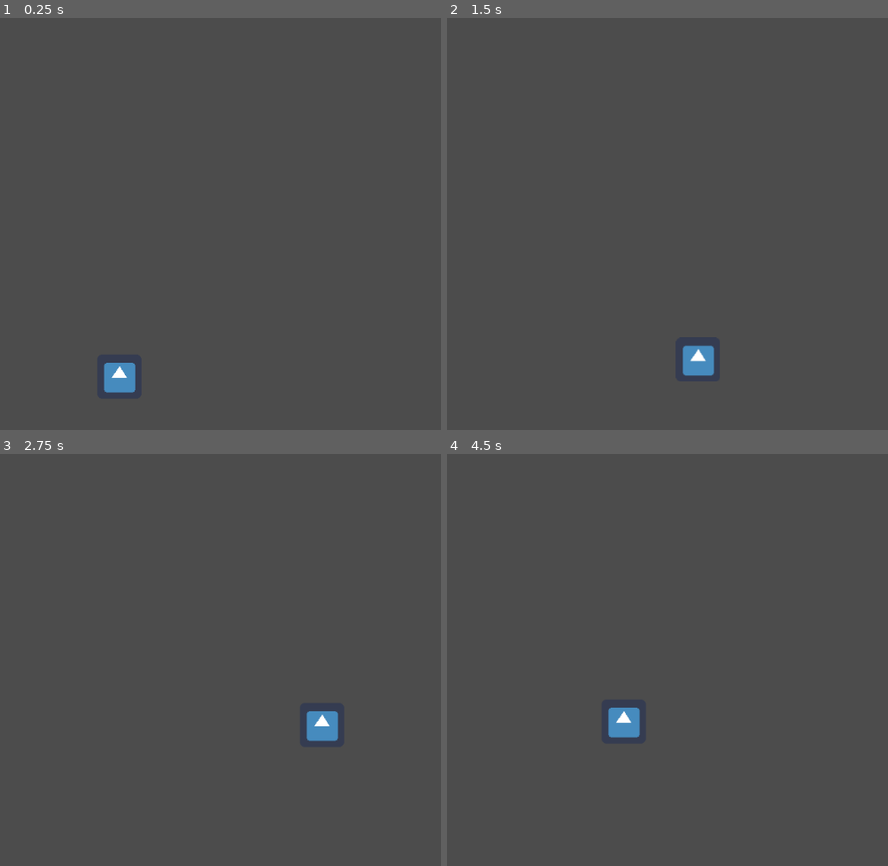
Above: before the commit, frames 1-4 (two rows, left to right).
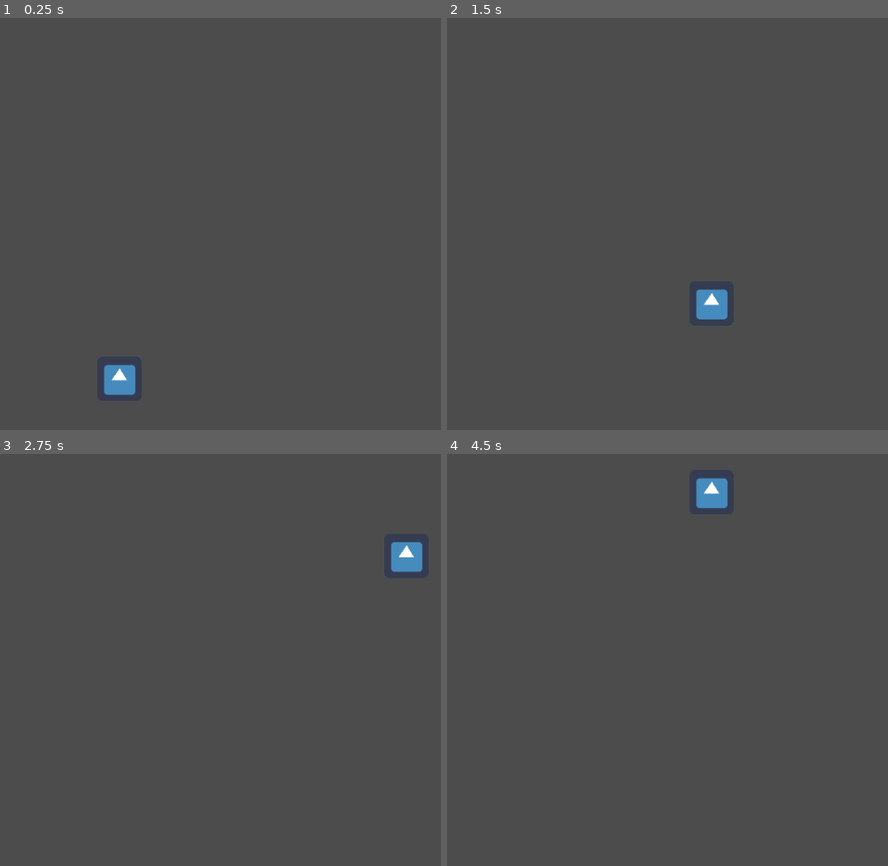
Above: after the commit, the same moments.

Repository: Praqma/GodotDevOps
Game: Godot game, scene res://MovementTesting.tscn
Same seed, same stepped clock (60 frames per second), same inputs: the game is played once before the commit and once after it. The project has no main scene, so this scene is started directly. The engine's default icon, where the game draws it, is replaced by a stand-in: a white triangle on a blue panel in a dark square.
Inputs (mouse positions are in pixels of both pictures, inside the frame that each line leads up to):
- Up to frame 1 (0.25 s): no input
- Up to frame 2 (1.5 s): tap Enter at 0.5 s; move the mouse to (773, 203) at 0.52 s; hold D (move_right) 0.53-1.25 s; click (773, 203) at 0.67 s; drag from (473, 244) to (579, 306) at 1.27 s
- Up to frame 3 (2.75 s): move the mouse to (238, 569) at 2.02 s; hold D (move_right) from 2.03 s (still down)
- Up to frame 4 (4.5 s): release D (move_right) at 2.75 s; drag from (579, 742) to (outside the picture) at 2.77 s; move the mouse to (830, 721) at 3.52 s; hold A (move_left) 3.53-4.25 s; drag from (outside the picture) to (508, 557) at 4.27 s

The runs differ from the first frame. In frame 1, 0.2% of the frame differs, in the area x 23-31%, y 83-92%; in frame 2, 1.1%, in the area x 53-64%, y 65-87%; in frame 3, 1.1%; in frame 4, 1.1%.

Commit message:
Add gravity and test_VerticalMovement
WIP #6

Diff:
--- a/PlayerController.gd
+++ b/PlayerController.gd
@@ -1,7 +1,10 @@
 extends KinematicBody2D
 
 export var moveSpeed := 300.0 setget moveSpeedSet, moveSpeedGet
+export var gravity := 100.0 setget gravitySet, gravityGet
+
 var moveInput := Vector2.ZERO
+var velocity := Vector2.ZERO
 
 func moveSpeedSet(value : float):
 	moveSpeed =  max(value, 0)
@@ -9,9 +12,18 @@
 func moveSpeedGet() -> float:
 	return moveSpeed
 
+func gravitySet(value : float):
+	gravity = value
+
+func gravityGet() -> float:
+	return gravity
+
 func _process(delta):
 		moveInput.x = Input.get_action_strength("move_right") - Input.get_action_strength("move_left")
 
 func _physics_process(delta):
-	var velocity := Vector2(moveInput * moveSpeed)
+	velocity.x = moveInput.x * moveSpeed
+
+	velocity.y += gravity * delta
+
 	velocity = move_and_slide_with_snap(velocity, Vector2.DOWN, Vector2.UP, true)
--- /dev/null
+++ b/Test/Unit/test_VerticalMovement.gd
@@ -0,0 +1,16 @@
+extends 'res://addons/gut/test.gd'
+
+var PlayerController = load("res://PlayerController.gd")
+
+var gravity_update_values = [[1, 1, 100.0], [5,1,500.0], [1, 5, 500.0]]
+func test_gravity_updates_properly(params = use_parameters(gravity_update_values)) :
+	var controller = PlayerController.new()
+	controller.gravity = 100.0
+
+	simulate(controller, params[0], params[1])
+
+	assert_eq(controller.velocity.y, params[2])
+
+	controller.free()
+# Gravity
+# Jump
